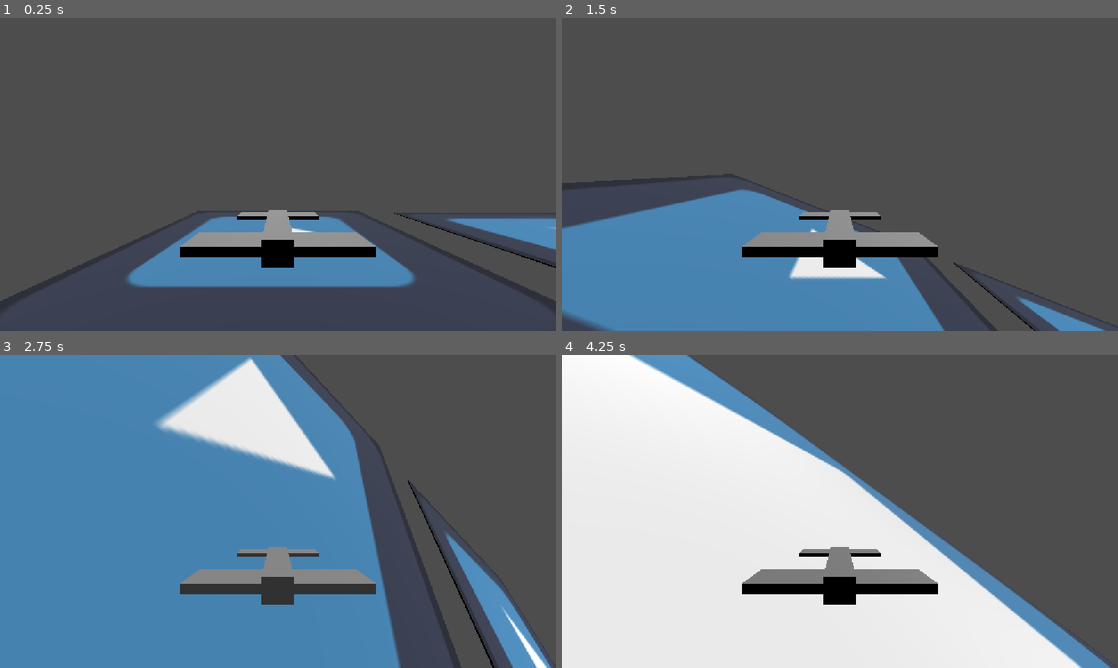
Above: before the commit, frames 1-4 (two rows, left to right).
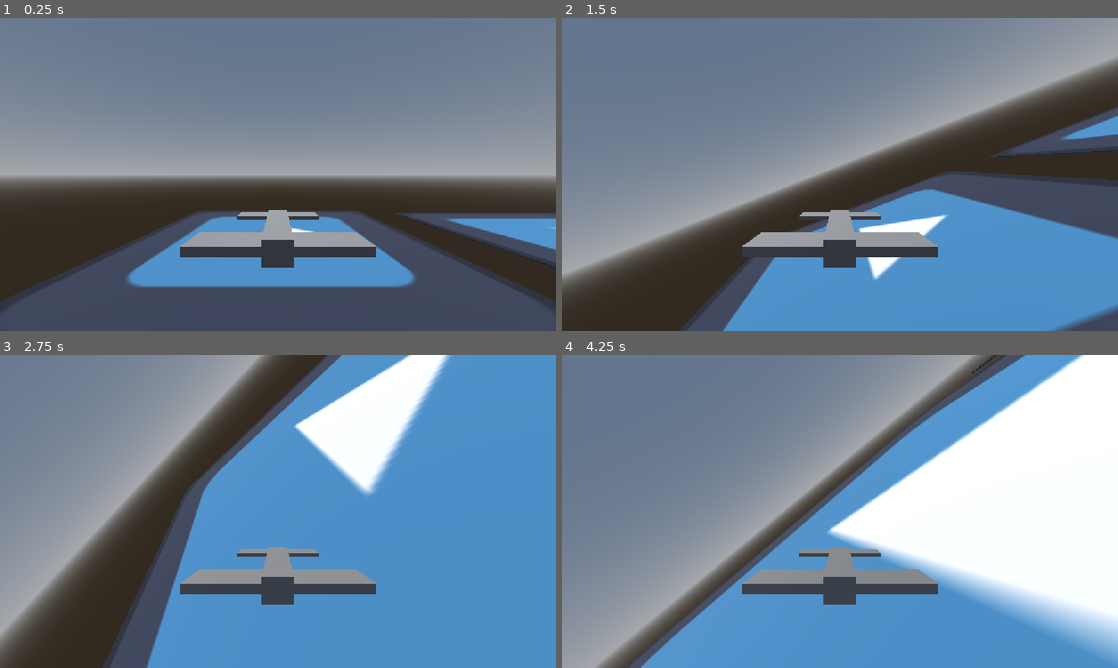
Above: after the commit, the same moments.

Repository: keidukebergman/FunkyDeliveryGame
Game: Godot game, scene res://scene/levels/test.tscn
Same seed, same stepped clock (60 frames per second), same inputs: the game is played once before the commit and once after it. The engine's default icon, where the game draws it, is replaced by a stand-in: a white triangle on a blue panel in a dark square.
Inputs:
- Up to frame 1 (0.25 s): no input
- Up to frame 2 (1.5 s): hold D (roll_right) 0.53-1.28 s; hold W (pitch_down) from 1.28 s (still down)
- Up to frame 3 (2.75 s): release W (pitch_down) at 2.03 s; hold D (roll_right) from 2.03 s (still down)
- Up to frame 4 (4.25 s): release D (roll_right) at 2.78 s; hold S (pitch_up) 2.78-3.53 s; hold A (roll_left) from 3.53 s (still down)

The runs differ from the first frame. In frame 1, 68% of the frame differs, in the area x 0-100%, y 0-91%; in frame 2, 88%; in frame 3, 86%; in frame 4, 94%, in the area x 0-100%, y 0-100%.

Commit message:
FEAT: Add sky

Diff:
--- a/project.godot
+++ b/project.godot
@@ -25,41 +25,49 @@
 pitch_up={
 "deadzone": 0.2,
 "events": [Object(InputEventKey,"resource_local_to_scene":false,"resource_name":"","device":-1,"window_id":0,"alt_press …(192 unchanged characters)…
+, Object(InputEventJoypadMotion,"resource_local_to_scene":false,"resource_name":"","device":-1,"axis":1,"axis_value":1.0,"script":null)
 ]
 }
 pitch_down={
 "deadzone": 0.2,
 "events": [Object(InputEventKey,"resource_local_to_scene":false,"resource_name":"","device":-1,"window_id":0,"alt_press …(192 unchanged characters)…
+, Object(InputEventJoypadMotion,"resource_local_to_scene":false,"resource_name":"","device":-1,"axis":1,"axis_value":-1.0,"script":null)
 ]
 }
 roll_right={
 "deadzone": 0.2,
 "events": [Object(InputEventKey,"resource_local_to_scene":false,"resource_name":"","device":-1,"window_id":0,"alt_press …(192 unchanged characters)…
+, Object(InputEventJoypadMotion,"resource_local_to_scene":false,"resource_name":"","device":-1,"axis":0,"axis_value":1.0,"script":null)
 ]
 }
 roll_left={
 "deadzone": 0.2,
 "events": [Object(InputEventKey,"resource_local_to_scene":false,"resource_name":"","device":-1,"window_id":0,"alt_press …(191 unchanged characters)…
+, Object(InputEventJoypadMotion,"resource_local_to_scene":false,"resource_name":"","device":-1,"axis":0,"axis_value":-1.0,"script":null)
 ]
 }
 yaw_left={
 "deadzone": 0.2,
 "events": [Object(InputEventKey,"resource_local_to_scene":false,"resource_name":"","device":-1,"window_id":0,"alt_press …(192 unchanged characters)…
+, Object(InputEventJoypadButton,"resource_local_to_scene":false,"resource_name":"","device":-1,"button_index":9,"pressure":0.0,"pressed":true,"script":null)
 ]
 }
 yaw_right={
 "deadzone": 0.2,
 "events": [Object(InputEventKey,"resource_local_to_scene":false,"resource_name":"","device":-1,"window_id":0,"alt_press …(192 unchanged characters)…
+, Object(InputEventJoypadButton,"resource_local_to_scene":false,"resource_name":"","device":-1,"button_index":10,"pressure":0.0,"pressed":true,"script":null)
 ]
 }
 throttle_up={
 "deadzone": 0.2,
 "events": [Object(InputEventKey,"resource_local_to_scene":false,"resource_name":"","device":-1,"window_id":0,"alt_press …(195 unchanged characters)…
+, Object(InputEventJoypadMotion,"resource_local_to_scene":false,"resource_name":"","device":-1,"axis":5,"axis_value":1.0,"script":null)
 ]
 }
 throttle_down={
 "deadzone": 0.2,
 "events": [Object(InputEventKey,"resource_local_to_scene":false,"resource_name":"","device":-1,"window_id":0,"alt_press …(195 unchanged characters)…
+, Object(InputEventJoypadMotion,"resource_local_to_scene":false,"resource_name":"","device":-1,"axis":4,"axis_value":1.0,"script":null)
 ]
 }
 
--- a/scene/instantiable/player/aircraft_controller.gd
+++ b/scene/instantiable/player/aircraft_controller.gd
@@ -16,6 +16,8 @@
 @export var climb_penalty_mult: float = 1.5 # Extra drag when climbing steeply
 
 @export_group("Rotation Speeds")
+@export var no_thrust_control_factor = 1.5
+@export var boost_control_factor = 0.7
 @export var pitch_speed: float = 1.5
 @export var pitch_inertia: float = 1.2
 @export var roll_speed: float = 2.5
@@ -23,18 +25,17 @@
 @export var yaw_speed: float = 0.75
 @export var yaw_inertia: float = 1.1
 
-@export var current_pitch_speed = 0
-@export var current_roll_speed = 0
-@export var current_yaw_speed = 0
+var current_pitch_speed = 0
+var current_roll_speed = 0
+var current_yaw_speed = 0
 
 var current_speed: float = 30.0
-
 var actual_movement_speed: Vector3
 
 @export_group("Force Interpolation")
-var idle_movement_speed_interpolation: float = 60
-var normal_movement_speed_interpolation: float = 90
-var boost_movement_speed_interpolation: float = 120
+@export var idle_movement_speed_interpolation: float = 10
+@export var normal_movement_speed_interpolation: float = 90
+@export var boost_movement_speed_interpolation: float = 120
 
 func _process(delta: float) -> void:
 	var throttle_input = Input.get_axis("throttle_down", "throttle_up") ;
@@ -63,13 +64,17 @@
 
 func handle_rotation(delta: float) -> void:
 	var pitch_input = Input.get_axis("pitch_down", "pitch_up")
-	var roll_input = Input.get_axis("roll_right", "roll_left")
+	var roll_input = -Input.get_axis("roll_right", "roll_left")
 	var yaw_input = Input.get_axis("yaw_right", "yaw_left")
 
-	current_pitch_speed = move_toward(current_pitch_speed, pitch_input*pitch_speed, delta*pitch_inertia);
-	current_roll_speed = move_toward(current_roll_speed, roll_input*roll_speed, delta*roll_inertia);
-	current_yaw_speed = move_toward(current_yaw_speed, yaw_input*yaw_speed, delta*yaw_inertia);
+	var control_factor = 1 if throttle == 1 else (boost_control_factor if throttle == 2 else no_thrust_control_factor)
 
-	rotate_object_local(Vector3.RIGHT, current_pitch_speed * pitch_speed * delta)
+	current_pitch_speed = move_toward(current_pitch_speed, pitch_input*pitch_speed*control_factor, delta*pitch_inertia);
+	current_roll_speed = move_toward(current_roll_speed, roll_input*roll_speed*control_factor, delta*roll_inertia);
+	current_yaw_speed = move_toward(current_yaw_speed, yaw_input*yaw_speed*control_factor, delta*yaw_inertia);
+
+
+
+	rotate_object_local(Vector3.RIGHT, (current_pitch_speed * pitch_speed) * delta)
 	rotate_object_local(Vector3.FORWARD, current_roll_speed * roll_speed * delta)
 	rotate_object_local(Vector3.UP, current_yaw_speed * yaw_speed * delta)
--- a/scene/levels/test.tscn
+++ b/scene/levels/test.tscn
@@ -3,10 +3,28 @@
 [ext_resource type="Texture2D" uid="uid://bjbxd22a1md3a" path="res://icon.svg" id="1_2mwat"]
 [ext_resource type="PackedScene" uid="uid://cephtpdf2eueo" path="res://scene/instantiable/player/node_3d.tscn" id="1_kn7c7"]
 
+[sub_resource type="ProceduralSkyMaterial" id="ProceduralSkyMaterial_kn7c7"]
+
+[sub_resource type="Sky" id="Sky_llb1u"]
+sky_material = SubResource("ProceduralSkyMaterial_kn7c7")
+
+[sub_resource type="Environment" id="Environment_x05w2"]
+background_mode = 2
+sky = SubResource("Sky_llb1u")
+
+[sub_resource type="CameraAttributesPractical" id="CameraAttributesPractical_mtnme"]
+
+[sub_resource type="Compositor" id="Compositor_ix5x4"]
+
 [sub_resource type="StandardMaterial3D" id="StandardMaterial3D_kn7c7"]
 albedo_texture = ExtResource("1_2mwat")
 
 [node name="Node3D" type="Node3D" unique_id=1261191356]
+
+[node name="WorldEnvironment" type="WorldEnvironment" parent="." unique_id=994467903]
+environment = SubResource("Environment_x05w2")
+camera_attributes = SubResource("CameraAttributesPractical_mtnme")
+compositor = SubResource("Compositor_ix5x4")
 
 [node name="DirectionalLight3D" type="DirectionalLight3D" parent="." unique_id=1122917267]
 transform = Transform3D(1, 0, 0, 0, -0.5893197, 0.80789995, 0, -0.80789995, -0.5893197, 0, 0, 0)
@@ -14,10 +32,11 @@
 [node name="Node3D" parent="." unique_id=560182011 instance=ExtResource("1_kn7c7")]
 transform = Transform3D(1, 0, 0, 0, 1, 0, 0, 0, 1, 0, 20.077324, -132.20721)
 min_speed = 1.0
-pitch_speed = 1.2
+pitch_speed = 0.9
+pitch_inertia = 2.4
 roll_inertia = 0.9
-yaw_speed = 1.2
-yaw_inertia = 1.2
+yaw_speed = 0.6
+yaw_inertia = 2.4
 
 [node name="CSGBox3D" type="CSGBox3D" parent="." unique_id=1795659489]
 transform = Transform3D(1, 0, 0, 0, 1, 0, 0, 0, 1, 0, -2.4971457, 0)
